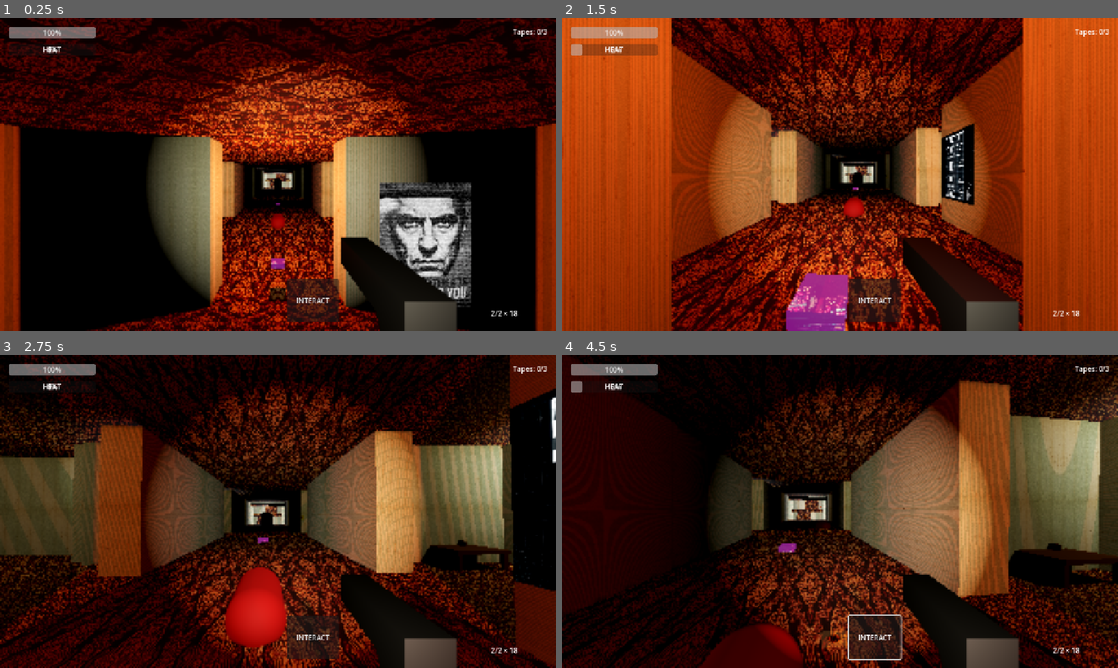
Above: before the commit, frames 1-4 (two rows, left to right).
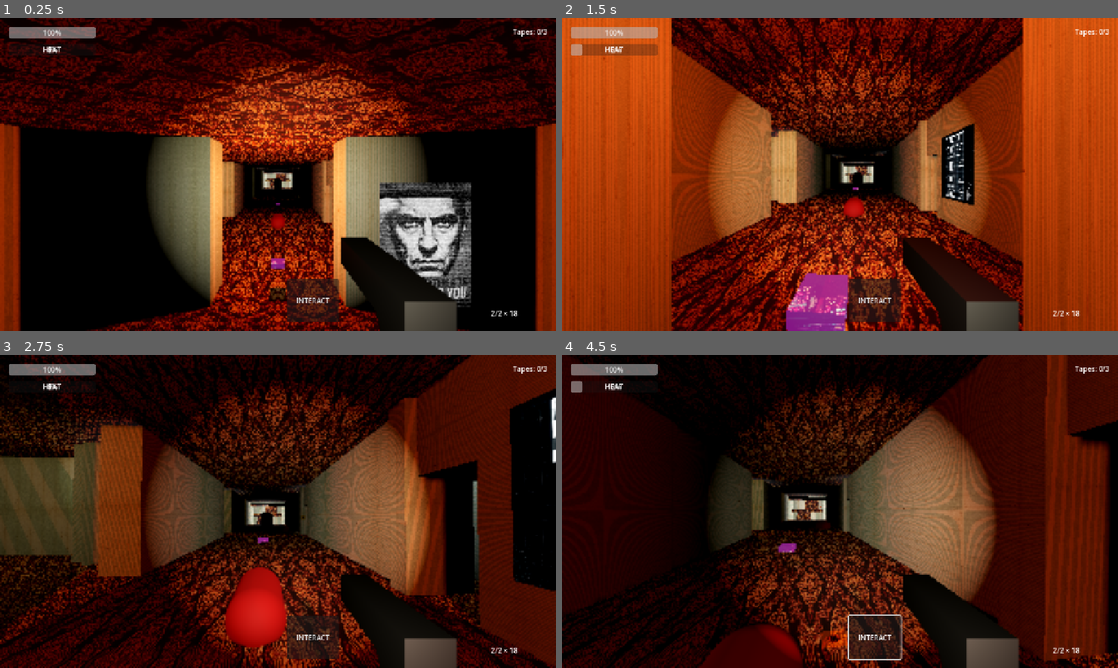
Above: after the commit, the same moments.

Repository: sergesvalov/alex_fight
Game: Godot game, scene res://scenes/levels/hotel_siberia/hotel_level.tscn
Same seed, same stepped clock (60 frames per second), same inputs: the game is played once before the commit and once after it.
Inputs (mouse positions are in pixels of both pictures, inside the frame that each line leads up to):
- Up to frame 1 (0.25 s): no input
- Up to frame 2 (1.5 s): move the mouse to (867, 174) at 0.52 s; hold Up (ui_up) from 0.53 s (still down); click (867, 174) at 0.6 s; move the mouse to (812, 174) at 1.27 s; click (812, 174) at 1.35 s
- Up to frame 3 (2.75 s): keep holding Up (ui_up); move the mouse to (289, 505) at 2.02 s; click (289, 505) at 2.1 s
- Up to frame 4 (4.5 s): move the mouse to (834, 517) at 2.77 s; click (834, 517) at 2.85 s; release Up (ui_up) at 3.5 s; click "INTERACT" at 3.5 s; tap Enter at 4.25 s; move the mouse to (878, 514) at 4.27 s; hold Up (ui_up) from 4.28 s (still down); click (878, 514) at 4.35 s

The runs differ from the first frame. In frame 1, 0.4% of the frame differs, in the area x 49-60%, y 45-68%; in frame 2, 1.3%; in frame 3, 15%; in frame 4, 23%, in the area x 36-100%, y 0-99%.

Commit message:
fix: adjust single room layout to match map (WC on corridor side, bed on window side)

Diff:
--- a/scenes/levels/hotel_siberia/rooms/single_room.tscn
+++ b/scenes/levels/hotel_siberia/rooms/single_room.tscn
@@ -37,6 +37,18 @@
 size = Vector3(1, 4, 6)
 material = SubResource("StandardMaterial3D_wall")
 
+[node name="WallW" type="CSGBox3D" parent="."]
+transform = Transform3D(1, 0, 0, 0, 1, 0, 0, 0, 1, -3.0, 2, 0)
+use_collision = true
+collision_layer = 2
+size = Vector3(1, 4, 3)
+material = SubResource("StandardMaterial3D_wall")
+
+[node name="MainDoorHole" type="CSGBox3D" parent="WallW"]
+transform = Transform3D(1, 0, 0, 0, 1, 0, 0, 0, 1, 0, -0.75, 0.5)
+operation = 2
+size = Vector3(2, 2.5, 1.2)
+
 [node name="WallN" type="CSGBox3D" parent="."]
 transform = Transform3D(1, 0, 0, 0, 1, 0, 0, 0, 1, 0.5, 2, -3)
 use_collision = true
@@ -51,24 +63,24 @@
 size = Vector3(7, 4, 1)
 material = SubResource("StandardMaterial3D_wall")
 
-[node name="WC_WallS" type="CSGBox3D" parent="."]
-transform = Transform3D(1, 0, 0, 0, 1, 0, 0, 0, 1, 2.5, 2, -1)
-use_collision = true
-collision_layer = 2
-size = Vector3(2, 4, 0.5)
-material = SubResource("StandardMaterial3D_wall")
-
-[node name="DoorHole" type="CSGBox3D" parent="WC_WallS"]
-transform = Transform3D(1, 0, 0, 0, 1, 0, 0, 0, 1, -0.2, -0.75, 0)
-operation = 2
-size = Vector3(0.8, 2.5, 1)
-
-[node name="WC_WallW" type="CSGBox3D" parent="."]
-transform = Transform3D(1, 0, 0, 0, 1, 0, 0, 0, 1, 1.5, 2, -2)
+[node name="WC_WallE" type="CSGBox3D" parent="."]
+transform = Transform3D(1, 0, 0, 0, 1, 0, 0, 0, 1, -1.25, 2, -1.5)
 use_collision = true
 collision_layer = 2
 size = Vector3(0.5, 4, 2)
 material = SubResource("StandardMaterial3D_wall")
+
+[node name="WC_WallS" type="CSGBox3D" parent="."]
+transform = Transform3D(1, 0, 0, 0, 1, 0, 0, 0, 1, -2.5, 2, -0.25)
+use_collision = true
+collision_layer = 2
+size = Vector3(2.5, 4, 0.5)
+material = SubResource("StandardMaterial3D_wall")
+
+[node name="DoorHole" type="CSGBox3D" parent="WC_WallS"]
+transform = Transform3D(1, 0, 0, 0, 1, 0, 0, 0, 1, 0.5, -0.75, 0)
+operation = 2
+size = Vector3(0.8, 2.5, 1)
 
 [node name="RoomLight" type="OmniLight3D" parent="."]
 transform = Transform3D(1, 0, 0, 0, 1, 0, 0, 0, 1, 0.5, 3.5, 0)
@@ -78,16 +90,16 @@
 shadow_enabled = true
 
 [node name="WC_Light" type="OmniLight3D" parent="."]
-transform = Transform3D(1, 0, 0, 0, 1, 0, 0, 0, 1, 2.5, 3.5, -2)
+transform = Transform3D(1, 0, 0, 0, 1, 0, 0, 0, 1, -2.5, 3.5, -1.5)
 light_color = Color(0.85, 0.95, 1.0, 1)
 light_energy = 0.6
 omni_range = 4.0
 
 [node name="Bed" parent="." instance=ExtResource("5_bed")]
-transform = Transform3D(0, 0, -1, 0, 1, 0, 1, 0, 0, 2, 0, 0)
+transform = Transform3D(-4.37114e-08, 0, -1, 0, 1, 0, 1, 0, -4.37114e-08, 2, 0, 2)
 
 [node name="Table" parent="." instance=ExtResource("3_table")]
-transform = Transform3D(1, 0, 0, 0, 1, 0, 0, 0, 1, -0.5, 0, -2)
+transform = Transform3D(-1, 0, -8.74228e-08, 0, 1, 0, 8.74228e-08, 0, -1, 2, 0, -2.5)
 
 [node name="Chair1" parent="." instance=ExtResource("4_chair")]
-transform = Transform3D(0, 0, -1, 0, 1, 0, 1, 0, 0, -0.5, 0, -2.5)
+transform = Transform3D(1, 0, 0, 0, 1, 0, 0, 0, 1, 2, 0, -1.8)
